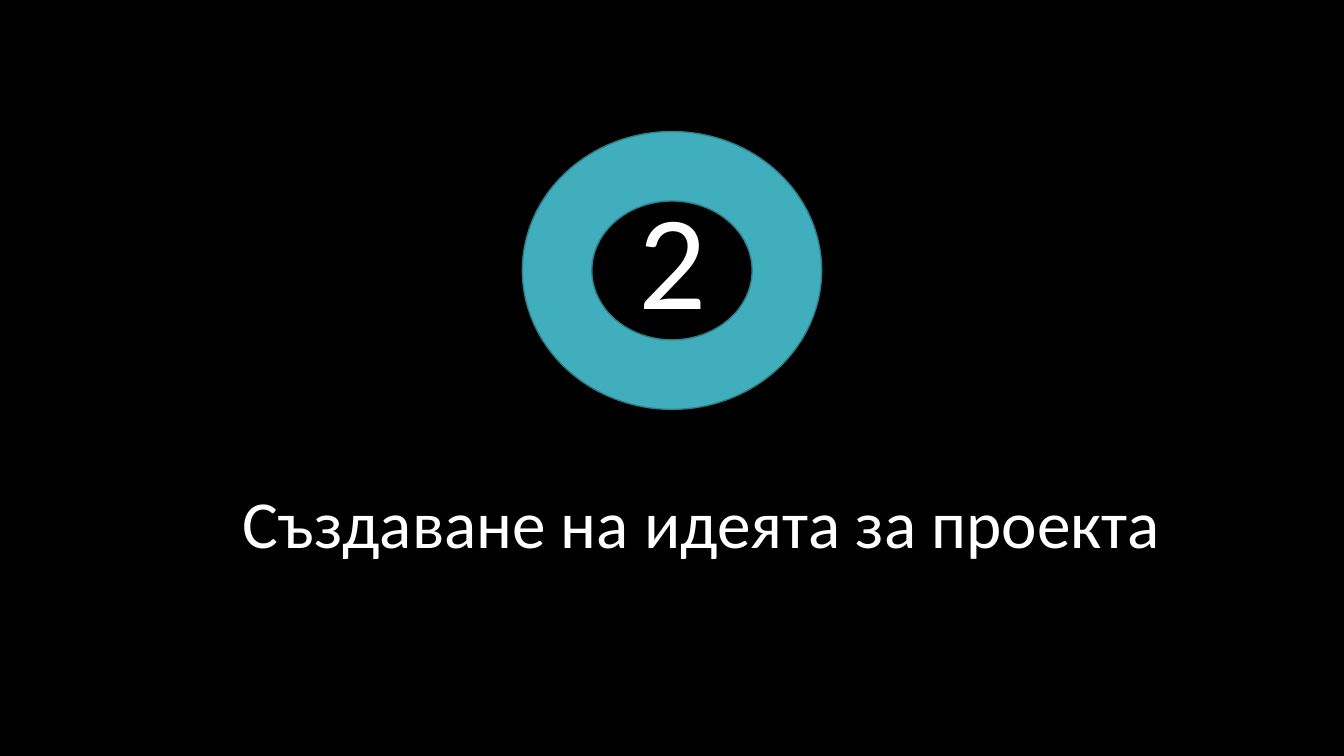
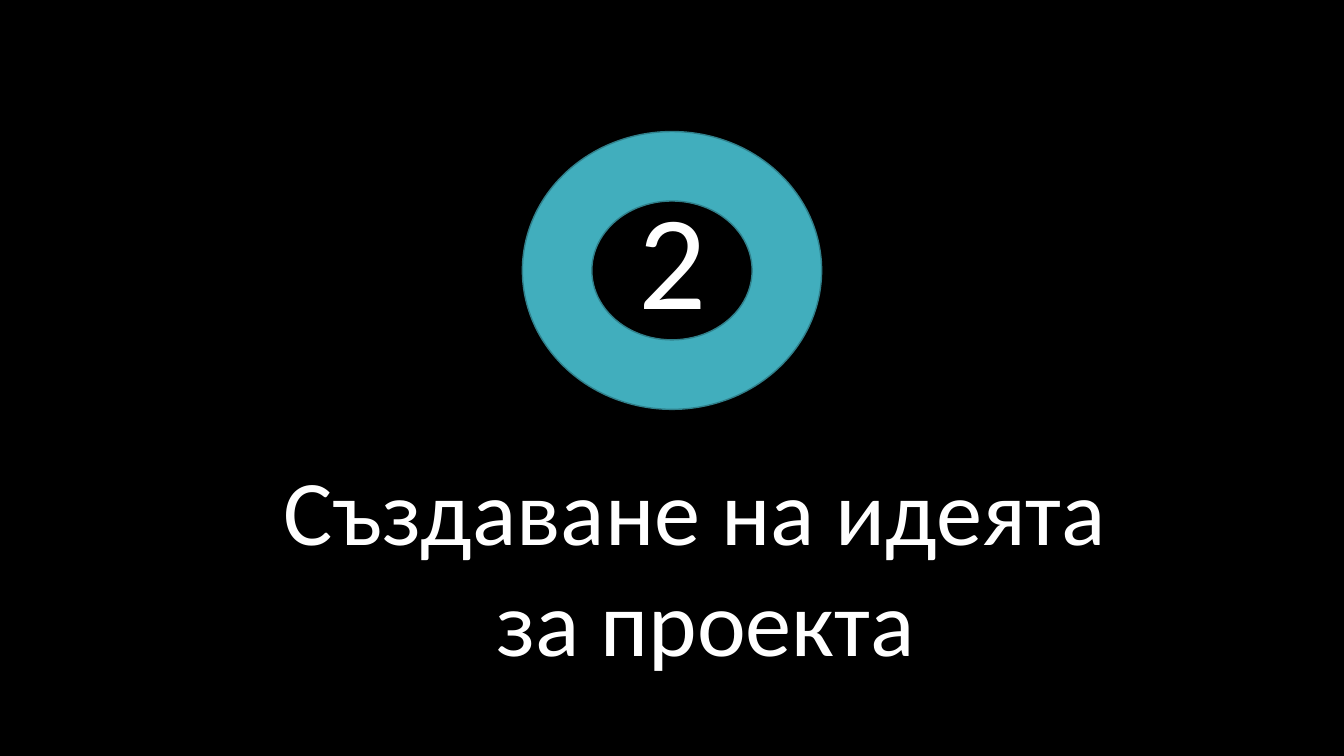
Before and after one commit to EGGeorgieva21/Hangman-project-2022, a slide deck: slide 5 of documentation/presentation.pptx. Drawn at 1344x756 pixels with LibreOffice and Linux fonts; fonts in the diff are those of the drawing; background and template pictures are left out. Boxes give left, top, right and bottom in pixels: in the first picture for what was removed or moved away, otherwise in the second. Text is boxed around its words. In the diff, an @@ line names an element or a change of style, - is before the commit and + after.

```diff
--- a/documentation/presentation.pptx
+++ b/documentation/presentation.pptx
@@ text at [284, 485, 1106, 671]: text changed; size 48 to 66 pt @@
-Създаване на идеята за проекта
+Създаване на идеята
+за проекта
```
Also in this commit, not shown: 7 other slides changed, 2 slides added, 1 slide removed.
